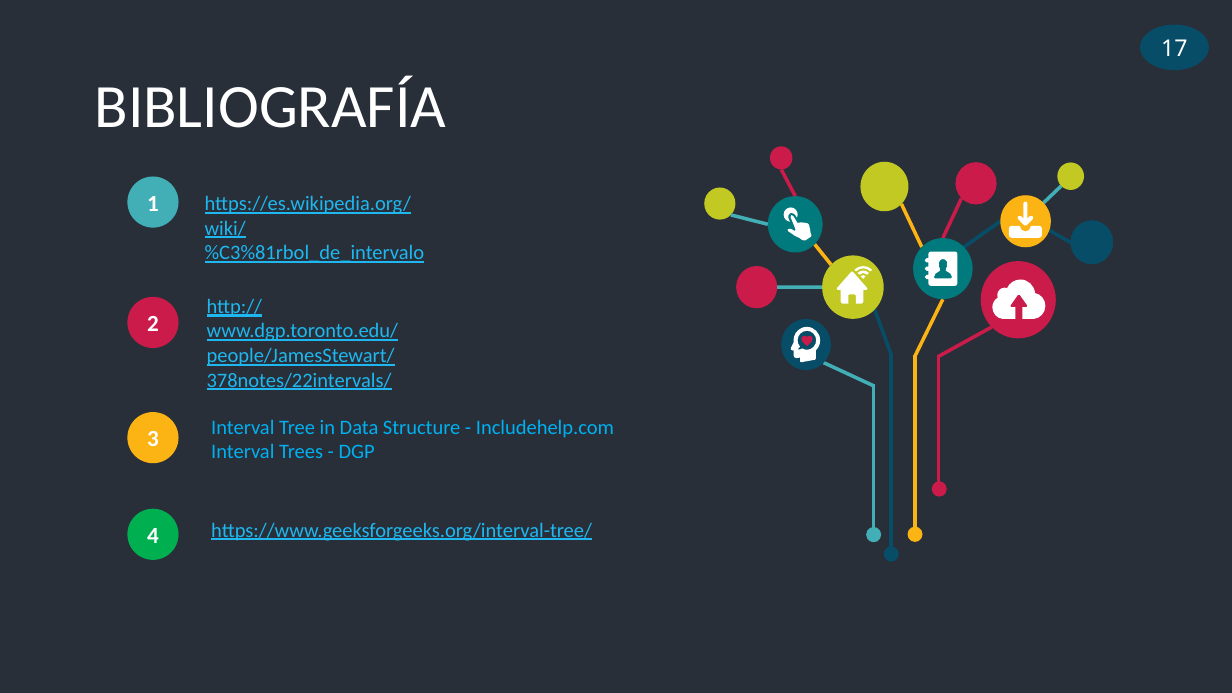
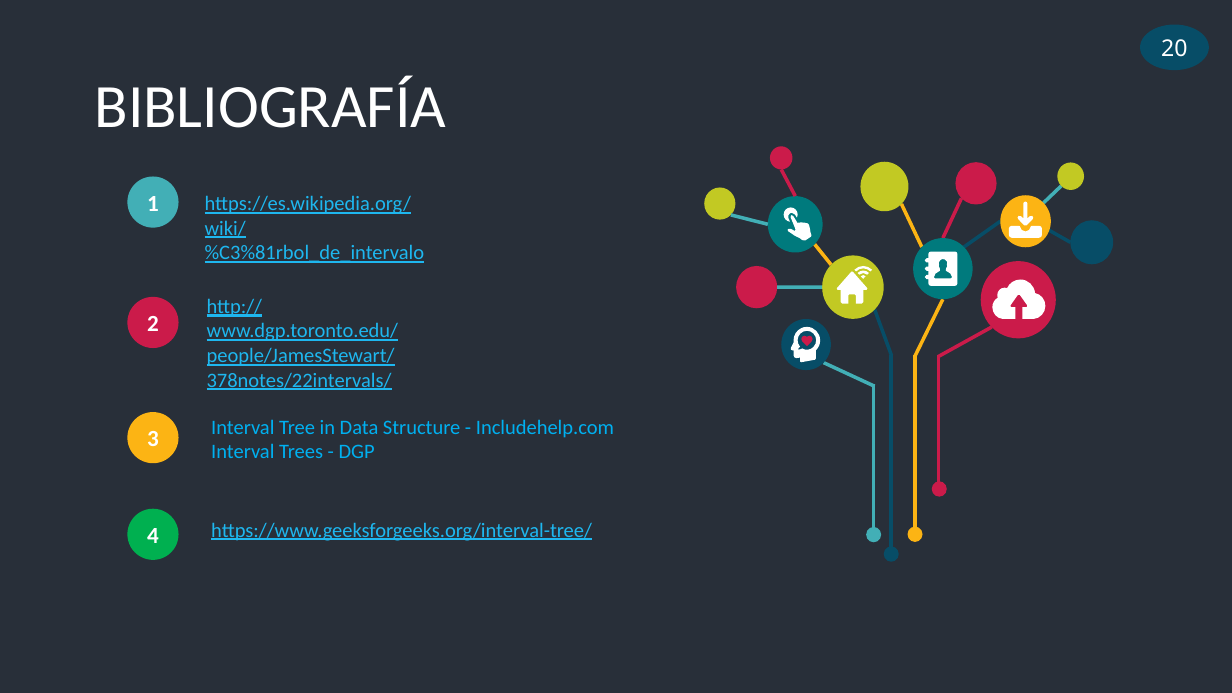
Before and after one commit to ElvisMinayaM/INTERVAL-TREE, a slide deck: slide 19 of INTERVAL TREE.pptx (slide 17 before the commit). Drawn at 1232x693 pixels with LibreOffice and Linux fonts; fonts in the diff are those of the drawing. Boxes give left, top, right and bottom in pixels: in the first picture for what was removed or moved away, otherwise in the second. Text is boxed around its words. In the diff, an @@ line names an element or a change of style, - is before the commit and + after.

```diff
--- a/INTERVAL TREE.pptx
+++ b/INTERVAL TREE.pptx
@@ text in ellipse at [1161,39,1187,57]: text changed @@
-17
+20
```
Also in this commit, not shown: 8 other slides changed, 3 slides added, 1 slide removed.
